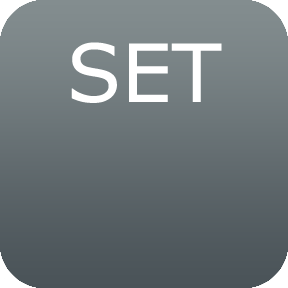
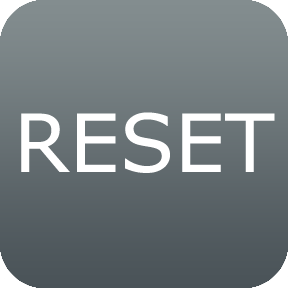
Two versions of the same layered image (288px x 288px). Layer-by-layer changes:
added layer "Reset" above "Set" over [21,112,275,173]
hid "Set" over [71,42,222,103]
